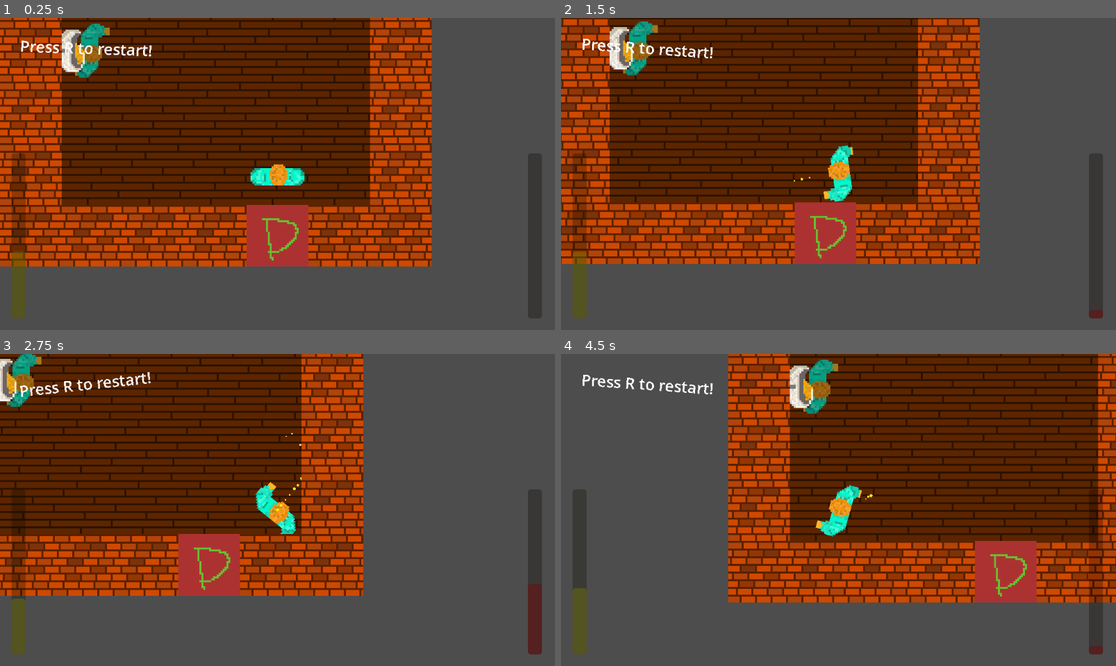
Above: before the commit, frames 1-4 (two rows, left to right).
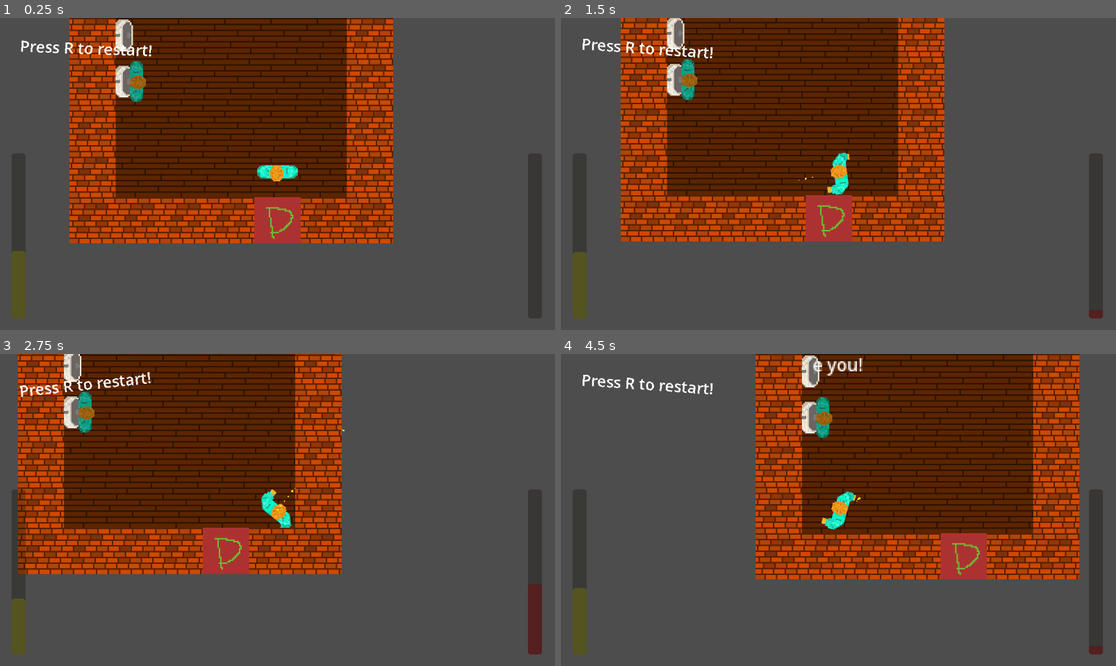
Above: after the commit, the same moments.

Repository: Jibby-Games/PizzaJam11
Game: Godot game, scene res://levels/level3.tscn
Same seed, same stepped clock (60 frames per second), same inputs: the game is played once before the commit and once after it. This scene is started directly instead of the project's main scene.
Inputs (mouse positions are in pixels of both pictures, inside the frame that each line leads up to):
- Up to frame 1 (0.25 s): no input
- Up to frame 2 (1.5 s): tap R (restart) at 0.5, 1.25 s; move the mouse to (960, 158) at 0.52 s; press the mouse at (960, 158) at 0.53 s; hold D (right) 0.53-1.28 s; move the mouse to (727, 189) at 1.27 s; release the mouse at (727, 189) at 1.28 s; hold S (down) from 1.28 s (still down); click (727, 189) at 1.35 s
- Up to frame 3 (2.75 s): tap R (restart) at 2 s; move the mouse to (333, 441) at 2.02 s; release S (down) at 2.03 s; press the mouse at (333, 441) at 2.03 s; hold D (right) from 2.03 s (still down)
- Up to frame 4 (4.5 s): tap R (restart) at 2.75, 3.5, 4.25 s; move the mouse to (810, 572) at 2.77 s; release D (right) at 2.78 s; release the mouse at (810, 572) at 2.78 s; hold W (up) 2.78-3.53 s; click (810, 572) at 2.85 s; move the mouse to (1005, 556) at 3.52 s; press the mouse at (1005, 556) at 3.53 s; hold A (left) from 3.53 s (still down); move the mouse to (672, 463) at 4.27 s; release the mouse at (672, 463) at 4.28 s; click (672, 463) at 4.35 s

The runs differ from the first frame. In frame 1, 43% of the frame differs, in the area x 0-78%, y 0-80%; in frame 2, 41%; in frame 3, 33%; in frame 4, 38%.

Commit message:
Begin adding NPC dialogue. Rotation broken

Diff:
--- a/objects/NPC.tscn
+++ b/objects/NPC.tscn
@@ -1,7 +1,8 @@
-[gd_scene load_steps=11 format=3 uid="uid://b00hmxja8r4ki"]
+[gd_scene load_steps=15 format=3 uid="uid://b00hmxja8r4ki"]
 
 [ext_resource type="Texture2D" uid="uid://dq26rrq11nwmk" path="res://player/player.png" id="1_mmhbr"]
 [ext_resource type="Script" path="res://objects/NPCPissCollision.gd" id="2_q3qef"]
+[ext_resource type="Script" path="res://objects/NPCProximity.gd" id="3_pkomy"]
 
 [sub_resource type="AtlasTexture" id="AtlasTexture_58apc"]
 atlas = ExtResource("1_mmhbr")
@@ -56,35 +57,36 @@
 [sub_resource type="CapsuleShape2D" id="CapsuleShape2D_qf5au"]
 radius = 6.0
 
+[sub_resource type="CapsuleShape2D" id="CapsuleShape2D_0v4kl"]
+radius = 6.0
+
 [sub_resource type="CircleShape2D" id="CircleShape2D_4kedw"]
 radius = 14.0
 
-[sub_resource type="CapsuleShape2D" id="CapsuleShape2D_0v4kl"]
-radius = 6.0
+[sub_resource type="CircleShape2D" id="CircleShape2D_2ouwl"]
+radius = 64.0
+
+[sub_resource type="SystemFont" id="SystemFont_u5xlk"]
+
+[sub_resource type="LabelSettings" id="LabelSettings_gumfs"]
+font = SubResource("SystemFont_u5xlk")
+font_size = 12
 
 [node name="UrinalOccupant" type="CharacterBody2D"]
+top_level = true
+z_index = 3
 
 [node name="BodySpriteAnim" type="AnimatedSprite2D" parent="."]
 self_modulate = Color(0.65098, 0.65098, 0.65098, 1)
 texture_filter = 1
 rotation = 1.5708
 sprite_frames = SubResource("SpriteFrames_afvbe")
-animation = &"walking"
-frame = 1
-frame_progress = 0.904931
+animation = &"idle"
 
 [node name="PlayerCollision" type="CollisionShape2D" parent="."]
 visible = false
 position = Vector2(-1, 0)
 shape = SubResource("CapsuleShape2D_qf5au")
-
-[node name="UrinalCollision" type="Area2D" parent="." groups=["urinal_occupants"]]
-visible = false
-collision_layer = 8
-collision_mask = 8
-
-[node name="UrinalCollider" type="CollisionShape2D" parent="UrinalCollision"]
-shape = SubResource("CircleShape2D_4kedw")
 
 [node name="PissCollision" type="Area2D" parent="."]
 visible = false
@@ -95,3 +97,48 @@
 [node name="PissCollider" type="CollisionShape2D" parent="PissCollision"]
 position = Vector2(-1, 0)
 shape = SubResource("CapsuleShape2D_0v4kl")
+
+[node name="UrinalCollision" type="Area2D" parent="." groups=["urinal_occupants"]]
+visible = false
+collision_layer = 8
+collision_mask = 8
+
+[node name="UrinalCollider" type="CollisionShape2D" parent="UrinalCollision"]
+shape = SubResource("CircleShape2D_4kedw")
+debug_color = Color(0.890196, 0.533333, 0, 0.419608)
+
+[node name="NPCProximity" type="Area2D" parent="."]
+collision_layer = 2
+collision_mask = 2
+script = ExtResource("3_pkomy")
+
+[node name="NPCProximity" type="CollisionShape2D" parent="NPCProximity"]
+shape = SubResource("CircleShape2D_2ouwl")
+debug_color = Color(0.654902, 0.462745, 0.615686, 0.419608)
+
+[node name="RemoteTransform2D" type="RemoteTransform2D" parent="."]
+remote_path = NodePath("..")
+update_rotation = false
+
+[node name="Reason" type="Label" parent="RemoteTransform2D"]
+anchors_preset = 8
+anchor_left = 0.5
+anchor_top = 0.5
+anchor_right = 0.5
+anchor_bottom = 0.5
+offset_left = -89.0
+offset_top = -56.0
+offset_right = 89.0
+offset_bottom = -17.0
+grow_horizontal = 2
+grow_vertical = 2
+text = "NPC Dialogue
+second line"
+label_settings = SubResource("LabelSettings_gumfs")
+horizontal_alignment = 1
+vertical_alignment = 1
+autowrap_mode = 3
+text_overrun_behavior = 3
+
+[connection signal="body_entered" from="NPCProximity" to="NPCProximity" method="_on_body_entered"]
+[connection signal="body_exited" from="NPCProximity" to="NPCProximity" method="_on_body_exited"]
--- /dev/null
+++ b/objects/NPCProximity.gd
@@ -0,0 +1,23 @@
+extends Area2D
+
+
+# Called when the node enters the scene tree for the first time.
+func _ready():
+	set_text("")
+
+
+# Called every frame. 'delta' is the elapsed time since the previous frame.
+func _process(delta):
+	pass
+
+
+func set_text(text: String) -> void:
+	$"../RemoteTransform2D/Reason".text = text
+
+
+func _on_body_entered(body):
+	set_text("I see you!")
+
+
+func _on_body_exited(body):
+	set_text("Where did you go?")
--- a/objects/urinal.tscn
+++ b/objects/urinal.tscn
@@ -107,7 +107,7 @@
 
 [node name="LowerSprite" type="AnimatedSprite2D" parent="."]
 sprite_frames = SubResource("SpriteFrames_34g0f")
-animation = &"breaking"
+animation = &"pissing"
 
 [node name="UpperSprite" type="AnimatedSprite2D" parent="."]
 z_index = 3
--- a/player/player.tscn
+++ b/player/player.tscn
@@ -113,6 +113,7 @@
 collide_with_areas = true
 
 [node name="ShakeCamera2D" parent="." instance=ExtResource("3_auqtd")]
+zoom = Vector2(3, 3)
 
 [node name="PissSound" type="AudioStreamPlayer2D" parent="."]
 stream = ExtResource("4_l2d6w")
Not shown: 1 places in ui/ui.tscn that only renumber resources
